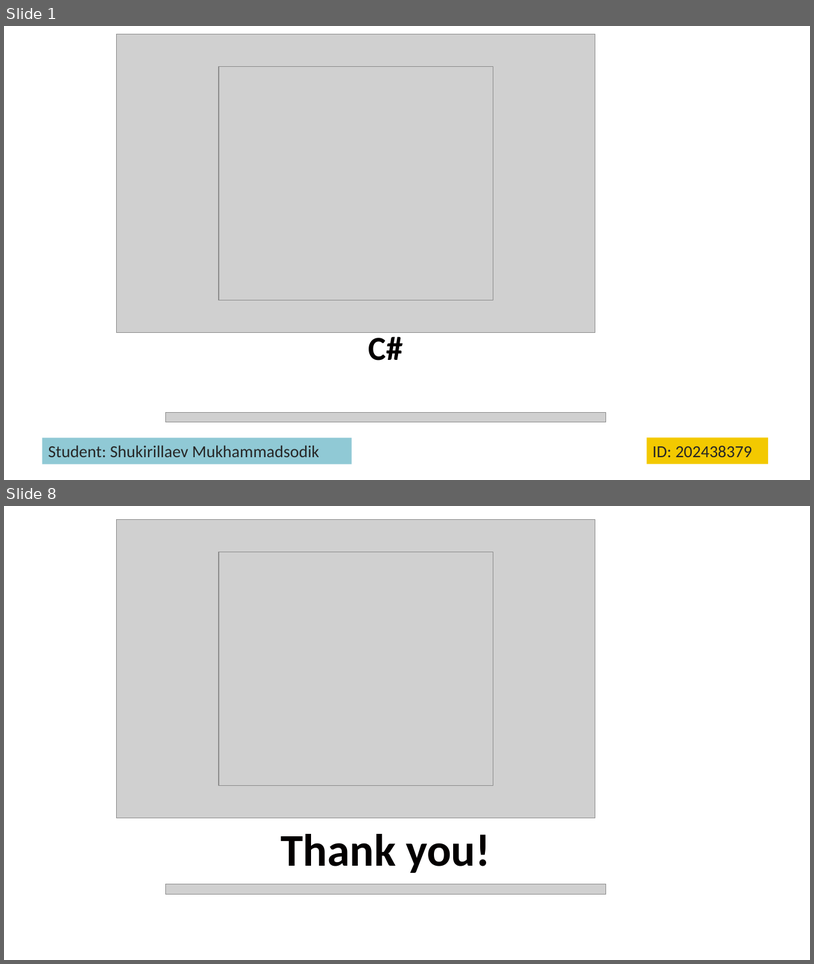
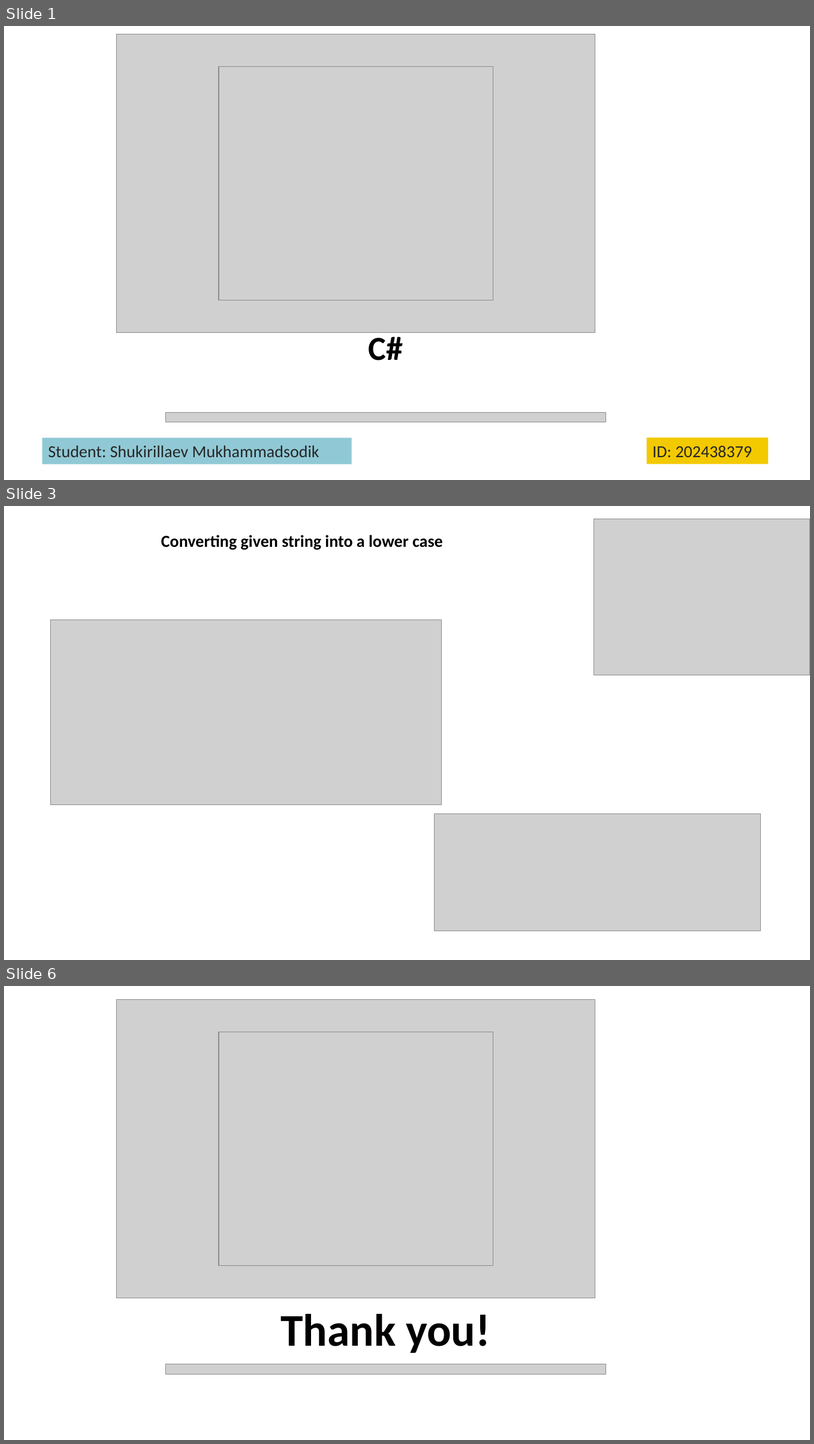
Before and after one commit to McLight-Note/CPro, a slide deck: Lesson-8/ClassWork.pptx. Shown one above the other, each under a label of ours: slides 1 and 8 before the commit, slides 1, 3 and 6 after it; the slides between them are not shown. The pictures are 814x964 and 814x1444 pixels, drawn with LibreOffice and Linux fonts; fonts in the diff are those of the drawing; grey boxes stand for pictures. Boxes give left, top, right and bottom in pixels: in the first picture for what was removed or moved away, otherwise in the second. Text is boxed around its words. In the diff, an @@ line names an element or a change of style, - is before the commit and + after.

```diff
--- a/Lesson-8/ClassWork.pptx
+++ b/Lesson-8/ClassWork.pptx
@@ slide 3 added at (4, 506, 810, 960), background #FFFFFF @@
@@ picture added at (594, 519, 810, 675) @@
@@ text added at (161, 535, 443, 550), 20 pt, text #030000, bold @@
+Converting given string into a lower case
@@ picture added at (51, 620, 442, 805) @@
@@ picture added at (435, 814, 761, 931) @@
@@ what was slide 8 is now slide 6 @@
```
Also in this commit, not shown: 2 slides changed, 1 other slide added, 4 slides removed, 12 other files.
